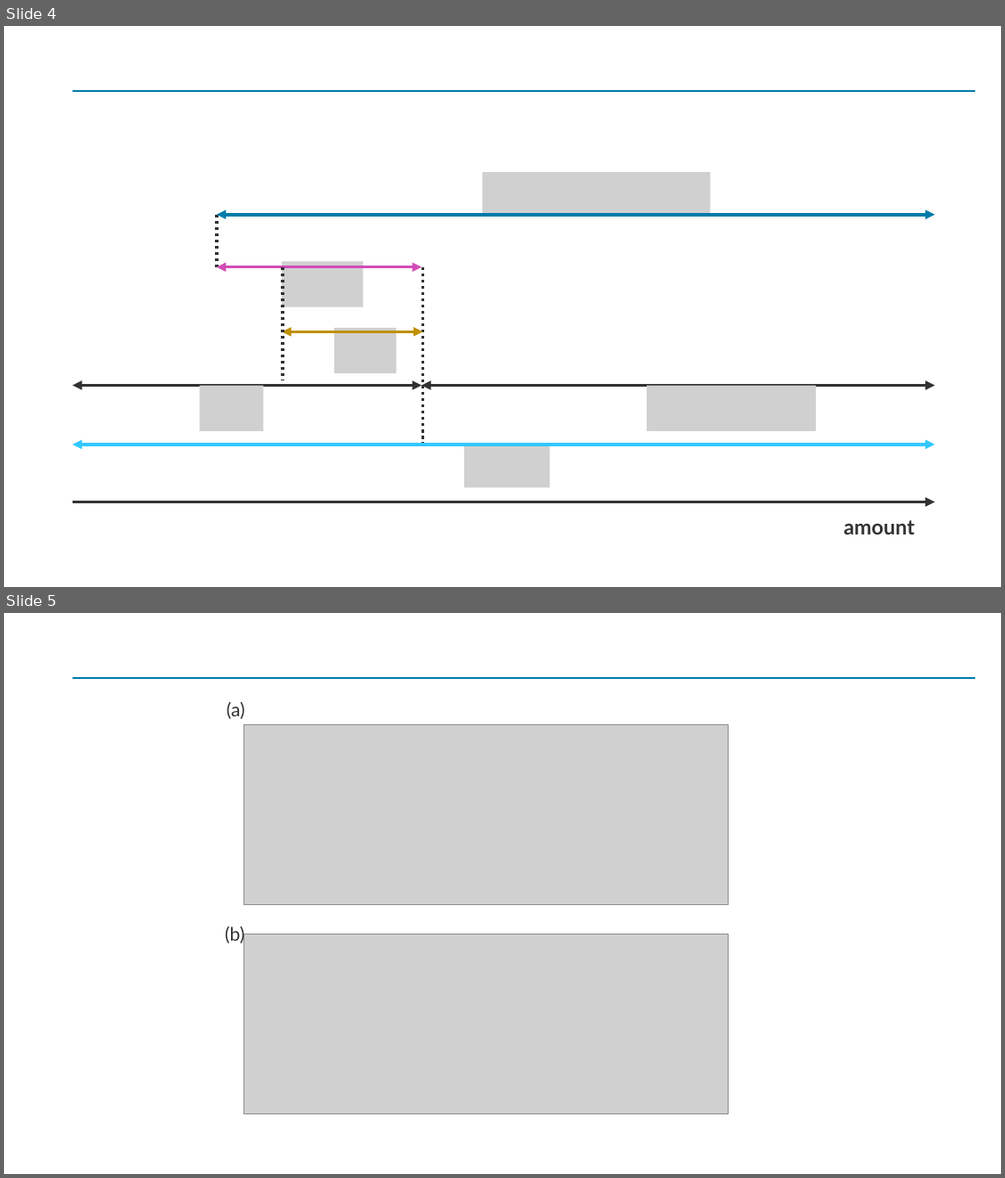
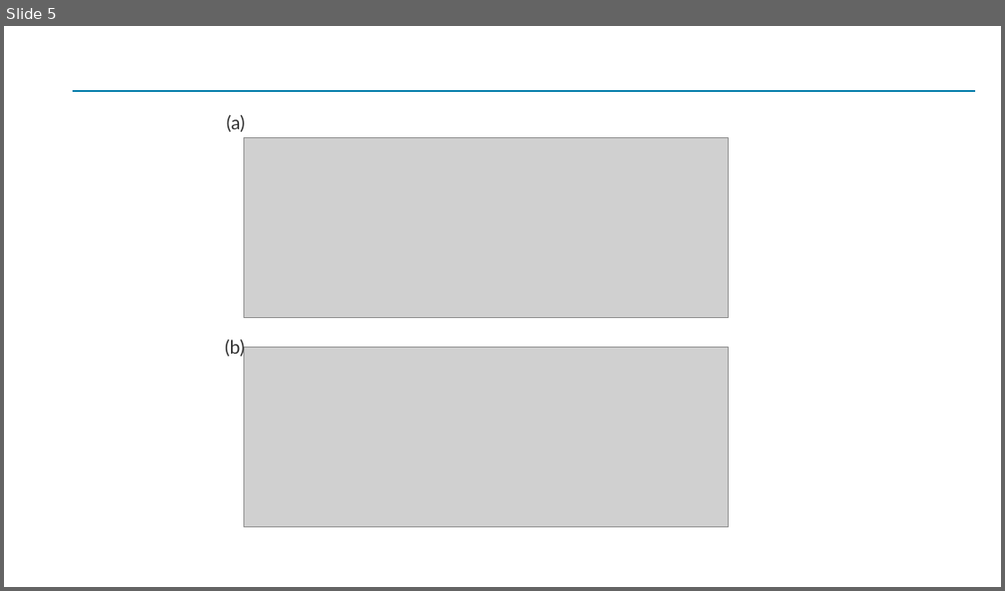
Before and after one commit to Yoshiaki-Harada/Resarch, a slide deck: Paper/master-thesis/src/img/chapter-2/図.pptx. Shown one above the other, each under a label of ours: slides 4 and 5 before the commit, slide 5 after it. The pictures are 1005x1178 and 1005x591 pixels, drawn with LibreOffice and Linux fonts; fonts in the diff are those of the drawing; grey boxes stand for pictures. Boxes give left, top, right and bottom in pixels: in the first picture for what was removed or moved away, otherwise in the second. Text is boxed around its words. In the diff, an @@ line names an element or a change of style, - is before the commit and + after.

```diff
--- a/Paper/master-thesis/src/img/chapter-2/図.pptx
+++ b/Paper/master-thesis/src/img/chapter-2/図.pptx
@@ slide 4 removed at [4,26,1001,587], background #FFFFFF; not listed: 1 template element that a slide beside it also shows @@
@@ picture removed at [483,172,711,215] @@
@@ line removed from (217, 215) to (217, 267) @@
@@ double arrow removed from (217, 215) to (935, 215) @@
@@ picture removed at [283,262,364,307] @@
@@ double arrow removed from (217, 267) to (421, 267) @@
@@ line removed from (283, 267) to (283, 380) @@
@@ line removed from (423, 267) to (423, 444) @@
@@ double arrow removed from (283, 332) to (423, 332) @@
@@ picture removed at [334,328,396,373] @@
@@ double arrow removed from (73, 385) to (421, 385) @@
@@ picture removed at [199,386,263,431] @@
@@ double arrow removed from (421, 385) to (935, 385) @@
@@ picture removed at [647,386,816,431] @@
@@ double arrow removed from (73, 444) to (935, 444) @@
@@ picture removed at [465,445,550,487] @@
@@ arrow removed from (73, 501) to (935, 501) @@
@@ text removed at [843,520,914,534] @@
-amount
```
Also in this commit, not shown: 1 slide changed, 4 slides added, 3 other slides removed, 3 other files.
